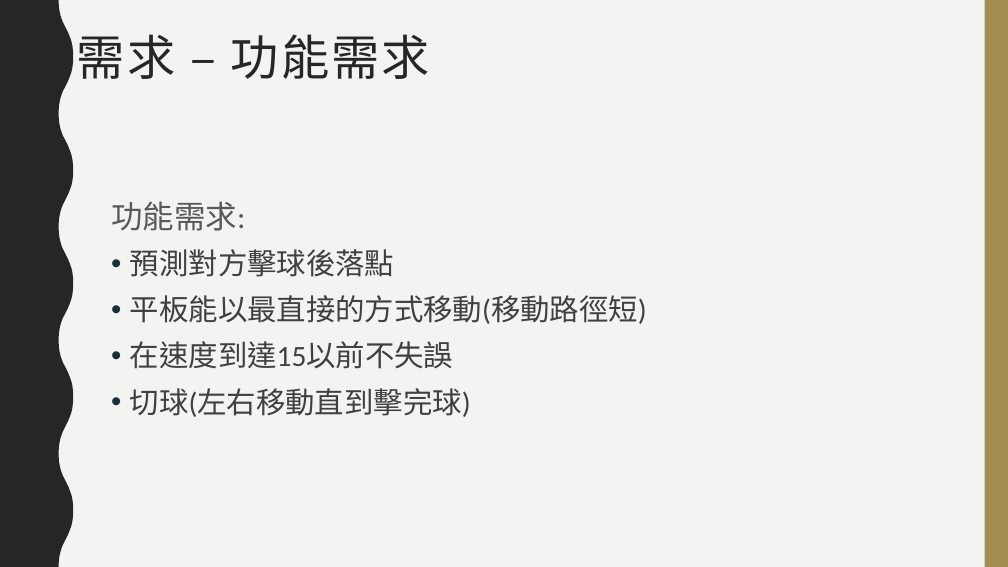
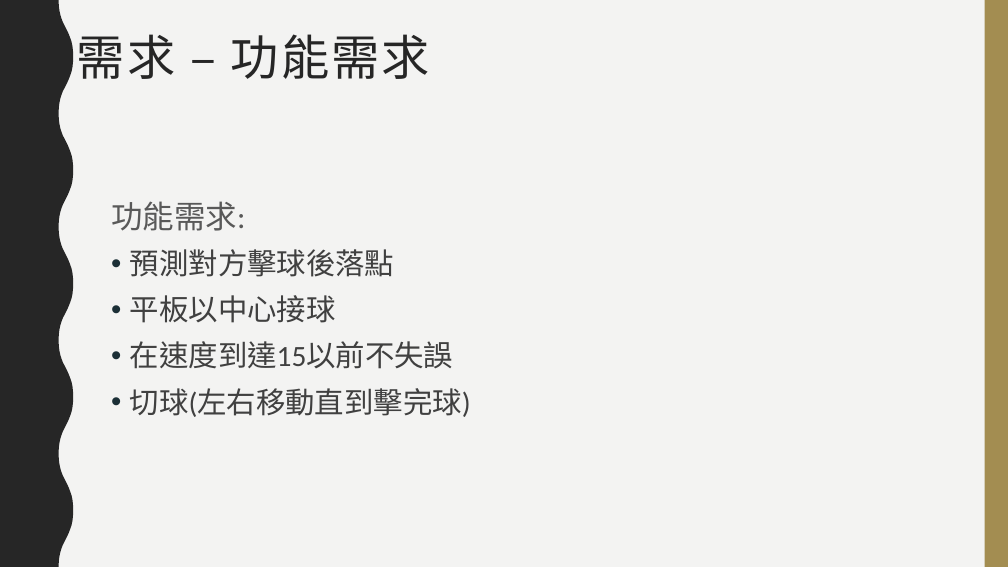
Before and after one commit to choutengfeng/0652074, a slide deck: slide 5 of 專案管理.pptx. Drawn at 1008x567 pixels with LibreOffice and Linux fonts; fonts in the diff are those of the drawing. Boxes give left, top, right and bottom in pixels: in the first picture for what was removed or moved away, otherwise in the second. Text is boxed around its words. In the diff, an @@ line names an element or a change of style, - is before the commit and + after.

```diff
--- a/專案管理.pptx
+++ b/專案管理.pptx
@@ text at (130, 295, 336, 323): text changed @@
-• 平板能以最直接的方式移動(移動路徑短)
+• 平板以中心接球
```
